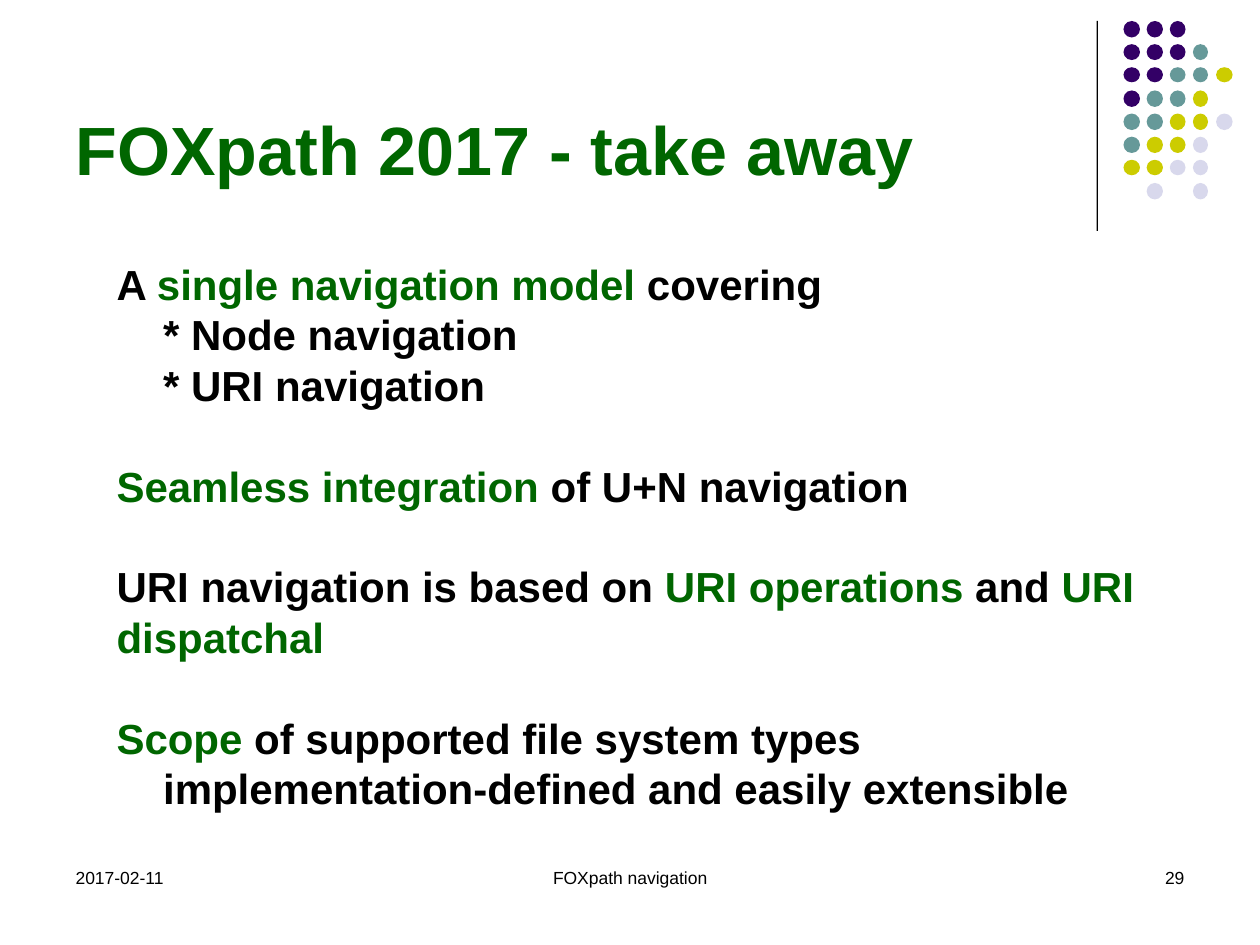
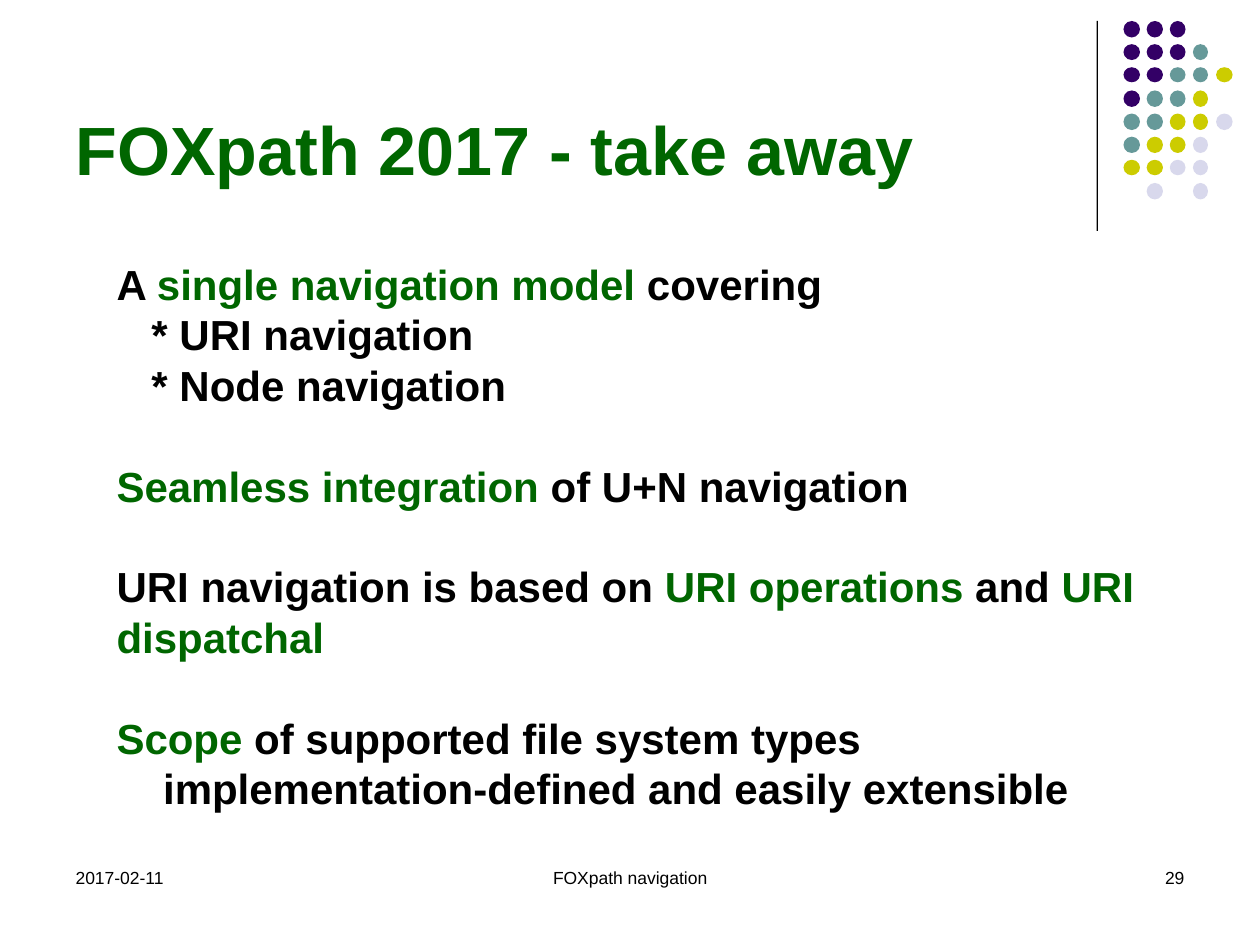
Before and after one commit to hrennau/foxpath, a slide deck: slide 29 of doc/foxpath-xmlprague-2017-pp.pptx. Drawn at 1260x945 pixels with LibreOffice and Linux fonts; fonts in the diff are those of the drawing. Boxes give left, top, right and bottom in pixels: in the first picture for what was removed or moved away, otherwise in the second. Text is boxed around its words. In the diff, an @@ line names an element or a change of style, - is before the commit and + after.

Commit message:
Updated PP xmlprague 2017.

```diff
--- a/doc/foxpath-xmlprague-2017-pp.pptx
+++ b/doc/foxpath-xmlprague-2017-pp.pptx
@@ text at box(179, 319, 473, 359): paragraph added @@
+* URI navigation
@@ text at box(191, 370, 485, 409): paragraph removed @@
-* URI navigation
```
